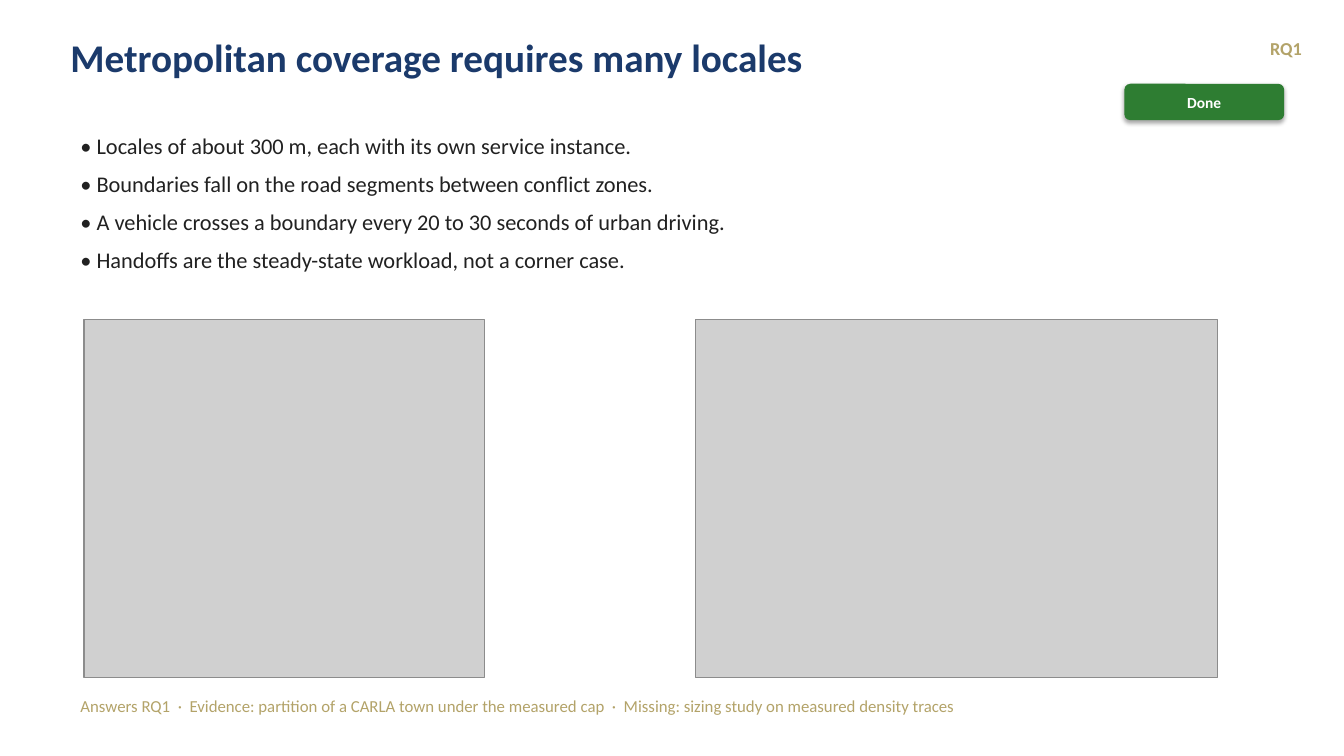
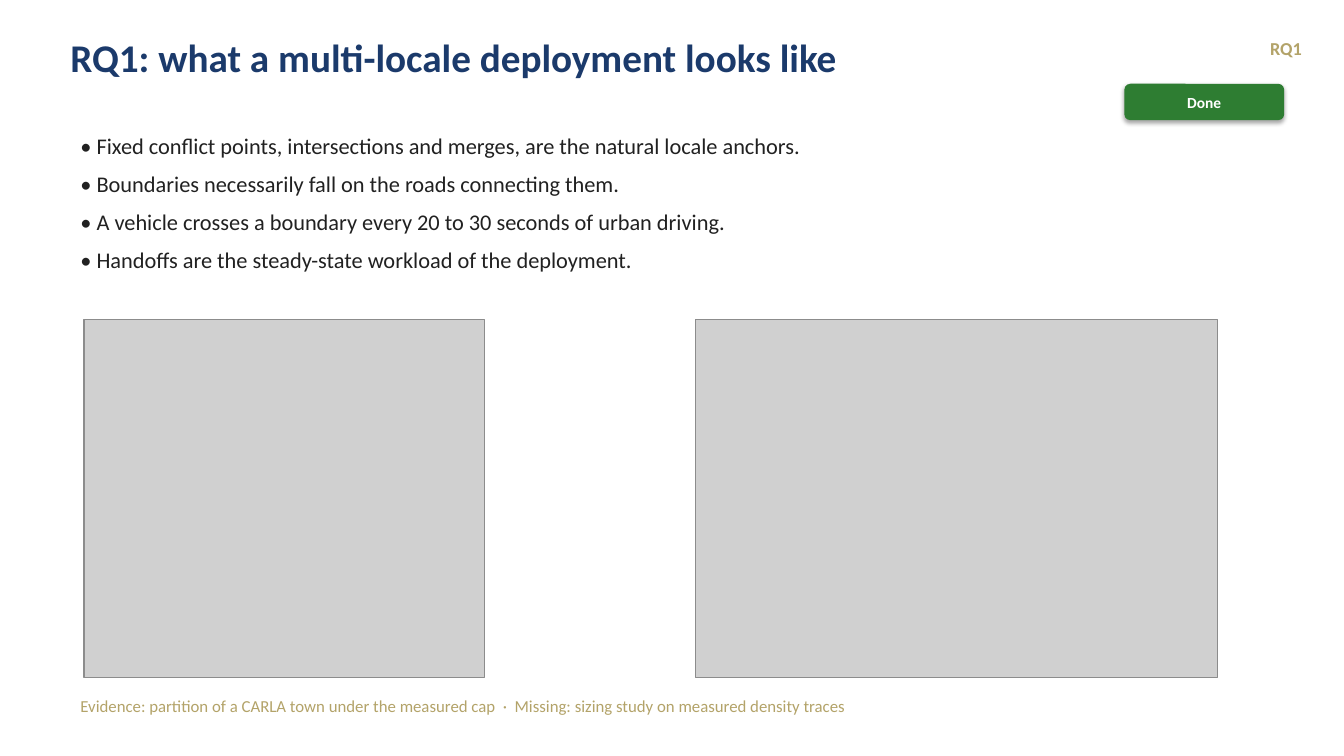
Before and after one commit to tlandle/eCAV, a slide deck: slide 5 of docs/kb/decks/khonsu_story_2026-09-04.pptx. Drawn at 1344x756 pixels with LibreOffice and Linux fonts; fonts in the diff are those of the drawing; grey boxes stand for pictures. Boxes give left, top, right and bottom in pixels: in the first picture for what was removed or moved away, otherwise in the second. Text is boxed around its words. In the diff, an @@ line names an element or a change of style, - is before the commit and + after.

```diff
--- a/docs/kb/decks/khonsu_story_2026-09-04.pptx
+++ b/docs/kb/decks/khonsu_story_2026-09-04.pptx
@@ text at <box>70,44,837,78</box>: text changed @@
-Metropolitan coverage requires many locales
+RQ1: what a multi-locale deployment looks like
@@ text at <box>97,138,800,196</box>: text changed @@
-• Locales of about 300 m, each with its own service instance.
-• Boundaries fall on the road segments between conflict zones.
+• Fixed conflict points, intersections and merges, are the natural locale anchors.
+• Boundaries necessarily fall on the roads connecting them.
@@ text at <box>97,252,632,272</box>: text changed @@
-• Handoffs are the steady-state workload, not a corner case.
+• Handoffs are the steady-state workload of the deployment.
@@ text at <box>80,700,845,715</box>: text changed @@
-Answers RQ1 · Evidence: partition of a CARLA town under the measured cap · Missing: sizing study on measured density traces
+Evidence: partition of a CARLA town under the measured cap · Missing: sizing study on measured density traces
```
Also in this commit, not shown: 7 other slides changed, 8 slides added, 8 slides removed, 1 other file.
